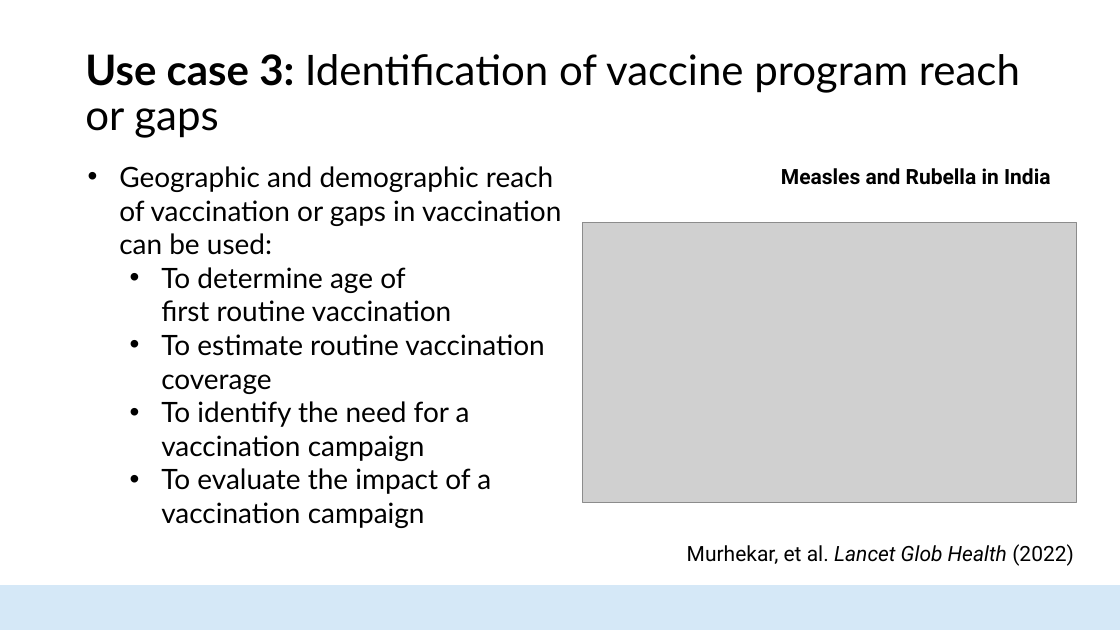
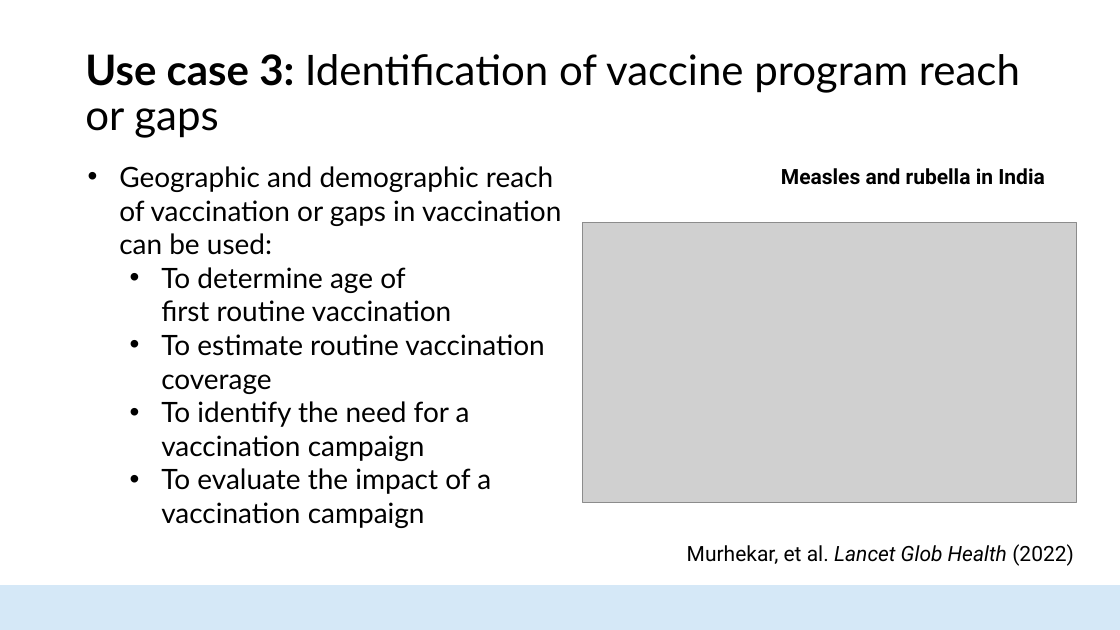
Before and after one commit to HopkinsIDD/seroanalytics_workshop, a slide deck: slide 16 of Part 1/Lecture 1.pptx. Drawn at 1120x630 pixels with LibreOffice and Linux fonts; fonts in the diff are those of the drawing; grey boxes stand for pictures; background and template pictures are left out. Boxes give left, top, right and bottom in pixels: in the first picture for what was removed or moved away, otherwise in the second. Text is boxed around its words. In the diff, an @@ line names an element or a change of style, - is before the commit and + after.

```diff
--- a/Part 1/Lecture 1.pptx
+++ b/Part 1/Lecture 1.pptx
@@ text at (781, 168, 1045, 185): text changed @@
-Measles and Rubella in India
+Measles and rubella in India
```
Also in this commit, not shown: 5 other slides changed, 2 other files.
